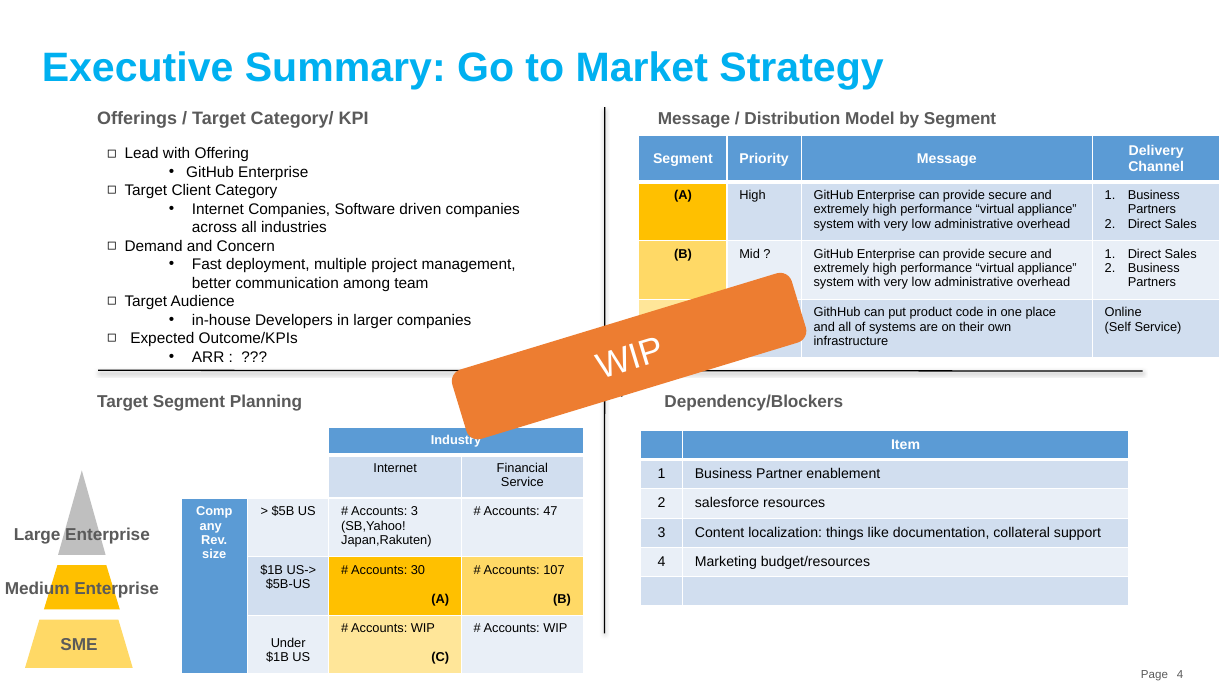
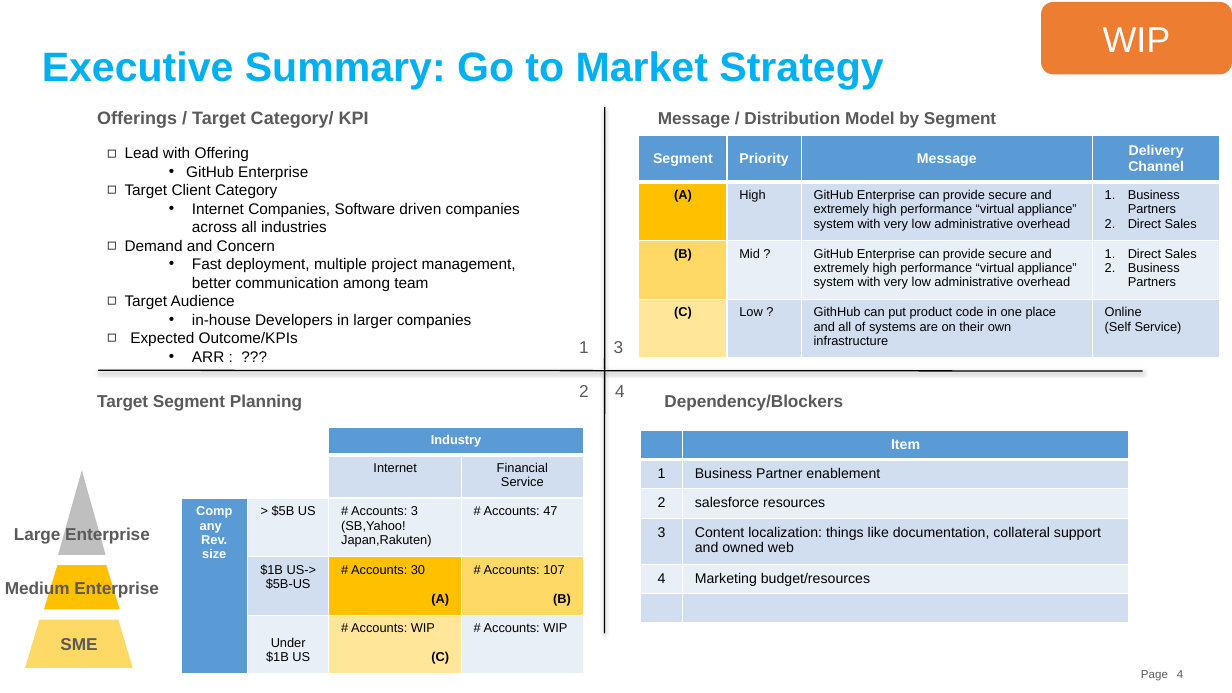
Before and after one commit to souebina/GitHub-Japan-Marketing-Plan, a slide deck: slide 4 of GitHub Japan Marketing Strategy.pptx. Drawn at 1232x693 pixels with LibreOffice and Linux fonts; fonts in the diff are those of the drawing. Boxes give left, top, right and bottom in pixels: in the first picture for what was removed or moved away, otherwise in the second. Text is boxed around its words. In the diff, an @@ line names an element or a change of style, - is before the commit and + after.

```diff
--- a/GitHub Japan Marketing Strategy.pptx
+++ b/GitHub Japan Marketing Strategy.pptx
@@ rounded rectangle "WIP" at box(1042, 2, 1232, 74): rotation 343 to 0 degrees @@
@@ table at box(639, 136, 1219, 349) @@
-row 4, column 2: Mid ?
+row 4, column 2: Low ?
@@ text added at box(579, 341, 589, 353), 13.3 pt, text #5A5A5A @@
+1
@@ text added at box(579, 385, 589, 397), 13.3 pt, text #5A5A5A @@
+2
@@ table at box(640, 431, 1129, 623) @@
-row 4, column 2: Content localization: things like documentation, collateral support
+row 4, column 2: Content localization: things like documentation, collateral support and owned web
```
Also in this commit, not shown: 2 other slides changed, 2 slides added.
